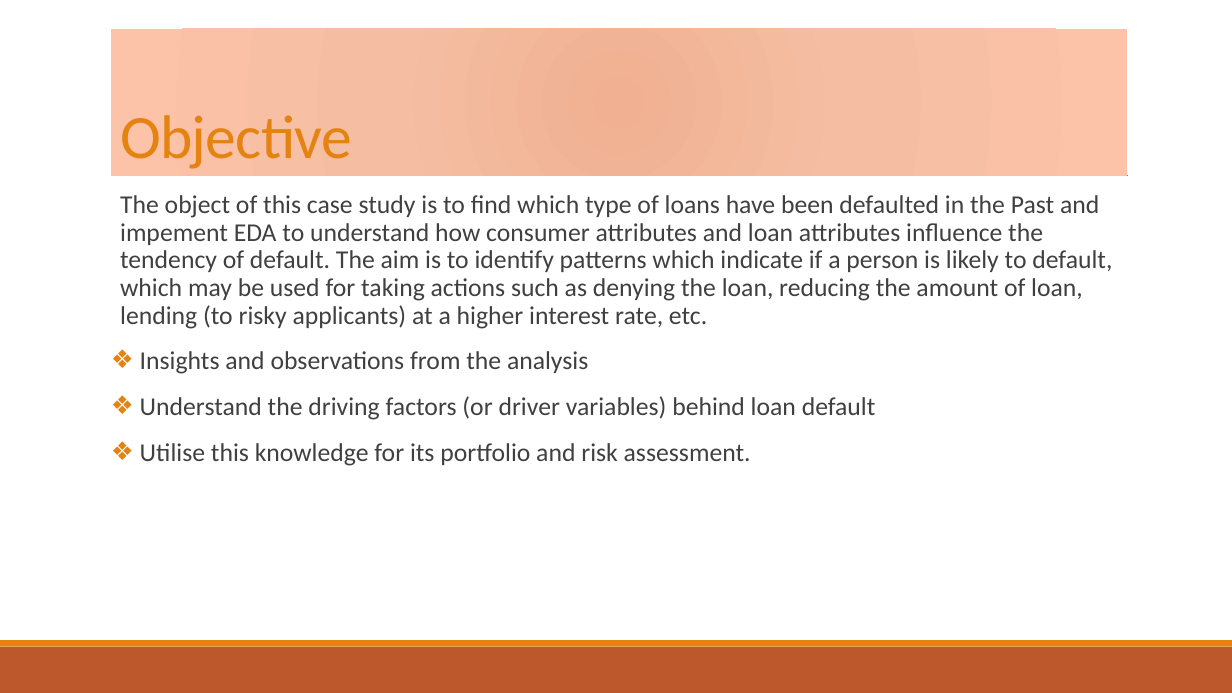
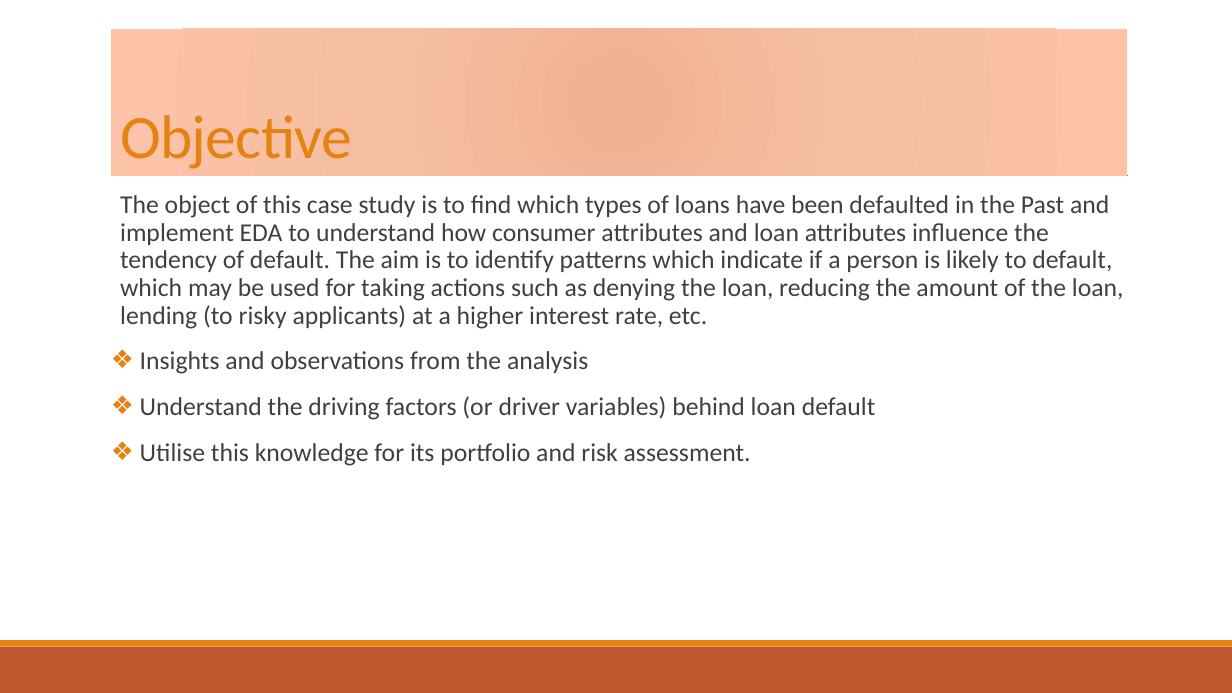
Before and after one commit to Parmod-Kumar/LendingClubCaseStudy, a slide deck: slide 2 of Lending Club Case Study.pptx. Drawn at 1232x693 pixels with LibreOffice and Linux fonts; fonts in the diff are those of the drawing. Boxes give left, top, right and bottom in pixels: in the first picture for what was removed or moved away, otherwise in the second. Text is boxed around its words. In the diff, an @@ line names an element or a change of style, - is before the commit and + after.

```diff
--- a/Lending Club Case Study.pptx
+++ b/Lending Club Case Study.pptx
@@ text at (x1=120, y1=195, x2=1124, y2=329): text changed @@
-  The object of this case study is to find which type of loans have been defaulted in the Past and impement EDA to understand how consumer attributes and loan attributes influence the tendency of default. The aim is to identify patterns which indicate if a person is likely to default, which may be used for taking actions such as denying the loan, reducing the amount of loan, lending (to risky applicants) at a higher interest rate, etc.
+  The object of this case study is to find which types of loans have been defaulted in the Past and implement EDA to understand how consumer attributes and loan attributes influence the tendency of default. The aim is to identify patterns which indicate if a person is likely to default, which may be used for taking actions such as denying the loan, reducing the amount of the loan, lending (to risky applicants) at a higher interest rate, etc.
```
Also in this commit, not shown: 1 other file.
